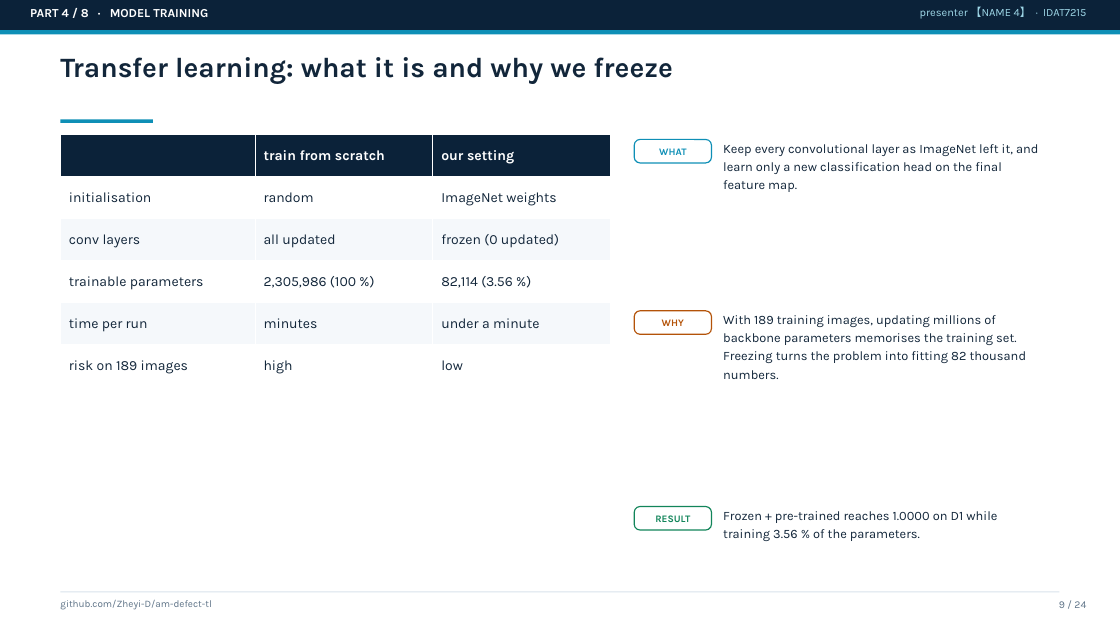
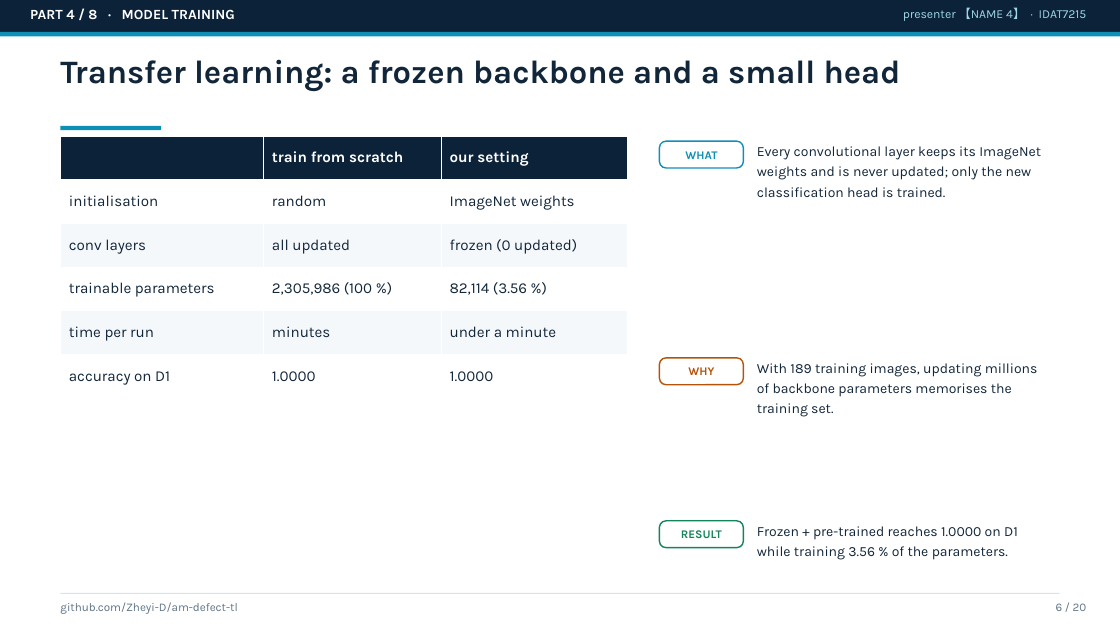
Before and after one commit to Zheyi-D/am-defect-tl, a slide deck: slide 6 of reports/slides_draft.pptx (slide 9 before the commit). Drawn at 1120x630 pixels with LibreOffice and Linux fonts; fonts in the diff are those of the drawing. Boxes give left, top, right and bottom in pixels: in the first picture for what was removed or moved away, otherwise in the second. Text is boxed around its words. In the diff, an @@ line names an element or a change of style, - is before the commit and + after.

```diff
--- a/reports/slides_draft.pptx
+++ b/reports/slides_draft.pptx
@@ text "PART 4 / 8 · ..." at [30,9,235,19]: size 10.5 to 12 pt @@
@@ text "presenter 【NAME 4】 · IDAT7215": place and size @@
-text "presenter 【NAME 4】 · IDAT7215" at [920,6,1086,19]
+text "presenter 【NAME 4】 · IDAT7215" at [903,7,1087,21]
@@ text "presenter 【NAME 4】 · IDAT7215" at [903,7,1087,21]: size 9.5 to 10.5 pt @@
@@ text at [60,59,901,92]: text changed; size 24 to 28 pt @@
-Transfer learning: what it is and why we freeze
+Transfer learning: a frozen backbone and a small head
@@ table at [60,136,628,398] @@
-row 6: risk on 189 images | high | low
+row 6: accuracy on D1 | 1.0000 | 1.0000
@@ size 12 to 13 pt in "train from scratch", "our setting", "initialisation", "random" and 10 more places @@
@@ table: place and size @@
-table at [60,134,612,386]
+table at [60,136,628,398]
@@ rectangle: place and size @@
-rectangle at [60,119,153,123]
+rectangle at [60,126,161,130]
@@ text "WHAT": place and size @@
-text "WHAT" at [659,148,686,155]
+text "WHAT" at [685,151,717,159]
@@ rounded rectangle: place and size @@
-rounded rectangle at [634,139,712,163]
+rounded rectangle at [660,141,744,168]
@@ rounded rectangle at [660,141,744,168]: outline #0E8FB6 1 pt to #0E8FB6 1.2 pt @@
@@ text at [757,146,1041,197]: text changed; size 11 to 12 pt @@
-Keep every convolutional layer as ImageNet left it, and learn only a new classification head on the final feature map.
+Every convolutional layer keeps its ImageNet weights and is never updated; only the new classification head is trained.
@@ size 8.5 to 10 pt in 4 elements at [60,602,237,614], [685,151,717,159], [681,530,722,538], [688,367,714,375] @@
@@ text "WHY": place and size @@
-text "WHY" at [662,319,684,326]
+text "WHY" at [688,367,714,375]
@@ rounded rectangle: place and size @@
-rounded rectangle at [634,311,712,334]
+rounded rectangle at [660,358,744,385]
@@ rounded rectangle at [660,358,744,385]: outline #B45309 1 pt to #B45309 1.2 pt @@
@@ text at [757,363,1038,417]: text changed; size 11 to 12 pt @@
-With 189 training images, updating millions of backbone parameters memorises the training set. Freezing turns the problem into fitting 82 thousand numbers.
+With 189 training images, updating millions of backbone parameters memorises the training set.
@@ text "RESULT": place and size @@
-text "RESULT" at [655,515,690,522]
+text "RESULT" at [681,530,722,538]
@@ rounded rectangle: place and size @@
-rounded rectangle at [634,507,712,530]
+rounded rectangle at [660,521,744,548]
@@ rounded rectangle at [660,521,744,548]: outline #12855A 1 pt to #12855A 1.2 pt @@
@@ text "Frozen + pre-trained reaches 1.0000 ...": place and size @@
-text "Frozen + pre-trained reaches 1.0000 ..." at [723,511,997,541]
+text "Frozen + pre-trained reaches 1.0000 ..." at [757,526,1018,560]
@@ text "Frozen + pre-trained reaches 1.0000 ..." at [757,526,1018,560]: size 11 to 12 pt; line spacing 1.18 to 1.2 @@
@@ text added at [1056,603,1087,611], 10 pt, text #5F7488 @@
+6 / 20
@@ text removed at [1059,601,1086,608] @@
-9 / 24
```
Also in this commit, not shown: 15 other slides changed, 4 slides added, 8 slides removed, 2 other files.
